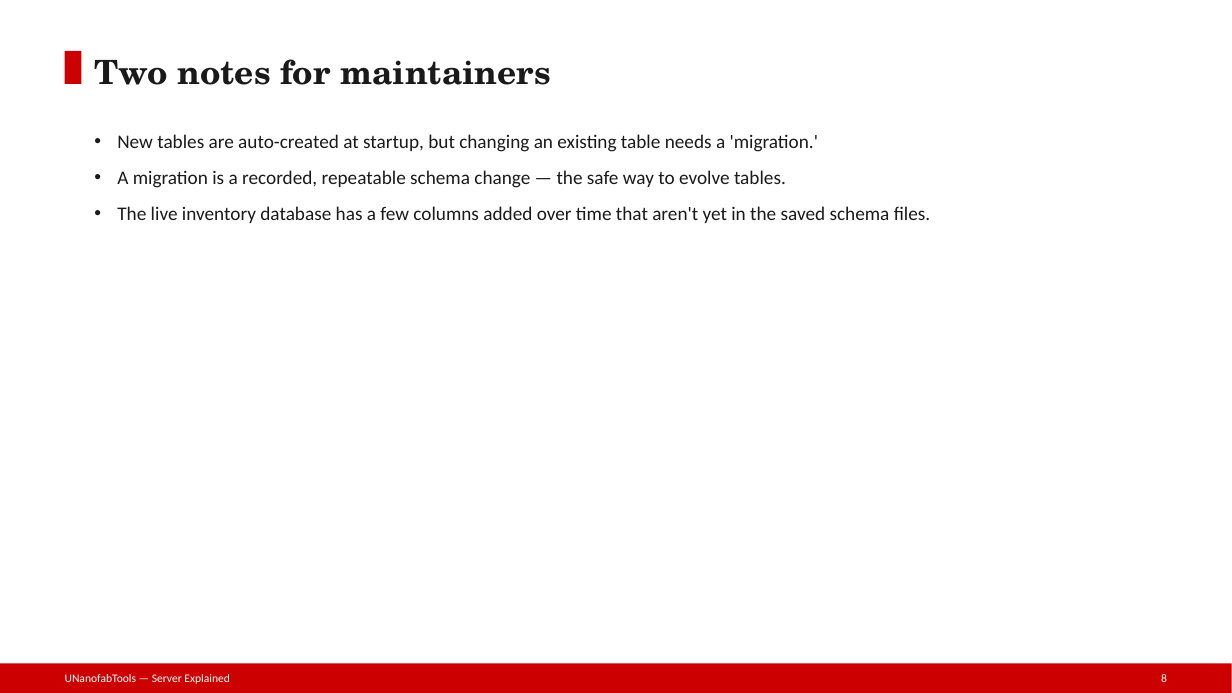
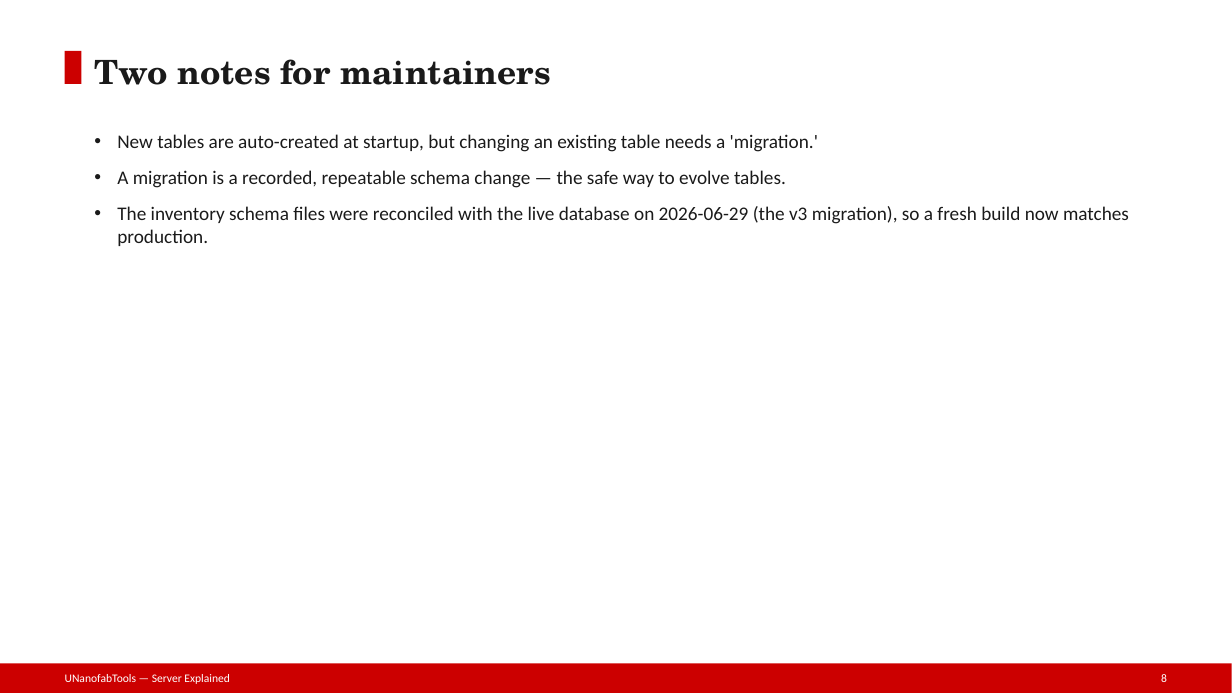
Before and after one commit to phelanhobbs/nanofab-documentation, a slide deck: slide 8 of presentation/UNanofabTools/flaskserver/slides/10-Database-Models.pptx. Drawn at 1232x693 pixels with LibreOffice and Linux fonts; fonts in the diff are those of the drawing. Boxes give left, top, right and bottom in pixels: in the first picture for what was removed or moved away, otherwise in the second. Text is boxed around its words. In the diff, an @@ line names an element or a change of style, - is before the commit and + after.

Commit message:
docs: chem schema drift reconciled — chem_schema_migration_v3.sql + init_chem_db applies v1->v2->v3 (commit 313e495)

```diff
--- a/presentation/UNanofabTools/flaskserver/slides/10-Database-Models.pptx
+++ b/presentation/UNanofabTools/flaskserver/slides/10-Database-Models.pptx
@@ text at (117, 206, 1129, 246): text changed @@
-• The live inventory database has a few columns added over time that aren't yet in the saved schema files.
+• The inventory schema files were reconciled with the live database on 2026-06-29 (the v3 migration), so a fresh build now matches production.
```
Also in this commit, not shown: 1 other slide changed, 49 other files.
